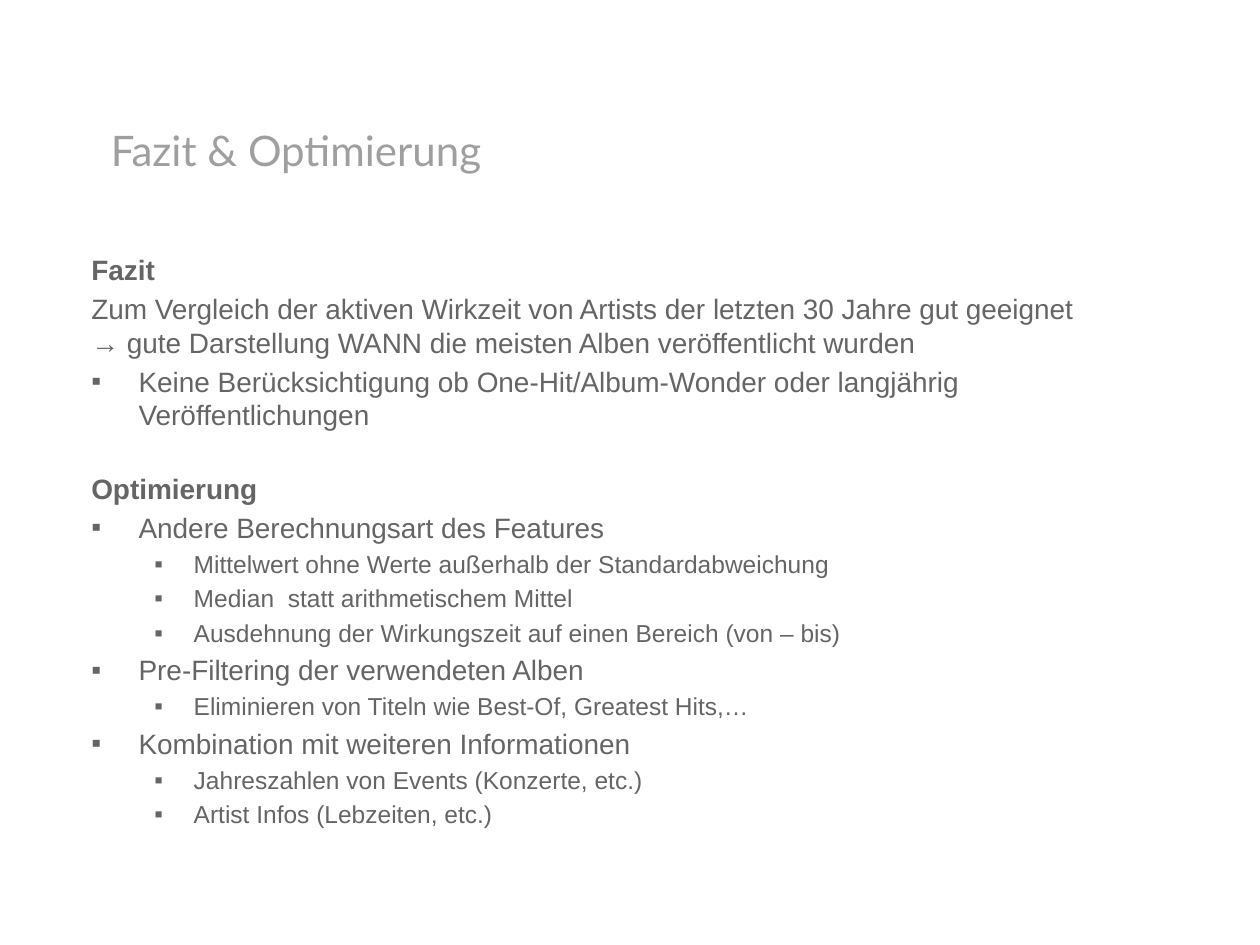
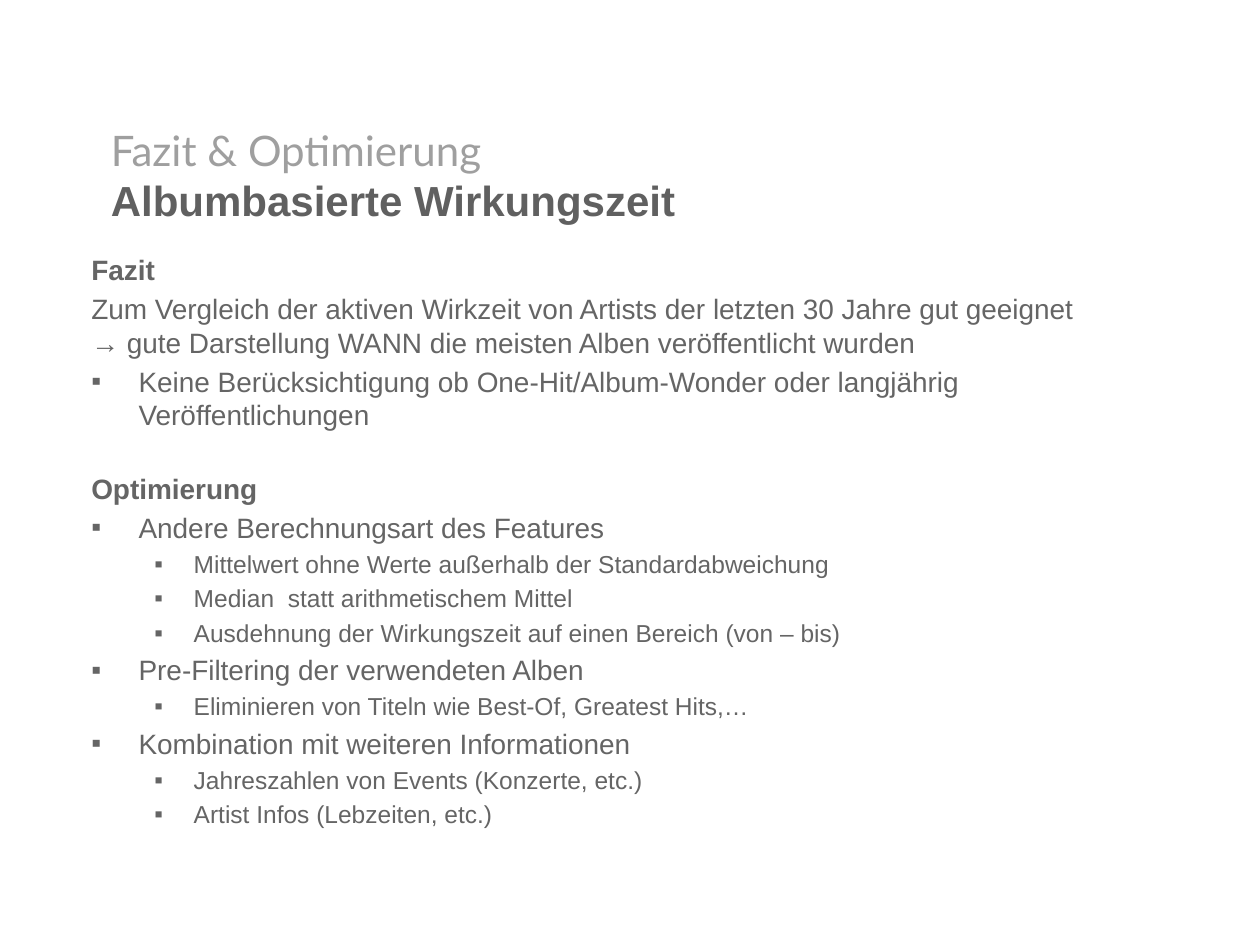
Before and after one commit to ohuguy/mirlastfm, a slide deck: slide 13 of presentation/presentation.pptx. Drawn at 1260x945 pixels with LibreOffice and Linux fonts; fonts in the diff are those of the drawing; background and template pictures are left out. Boxes give left, top, right and bottom in pixels: in the first picture for what was removed or moved away, otherwise in the second. Text is boxed around its words. In the diff, an @@ line names an element or a change of style, - is before the commit and + after.

```diff
--- a/presentation/presentation.pptx
+++ b/presentation/presentation.pptx
@@ text at (111,135,675,225): text changed; font Lato to Arial; text colour #9F9F9F to #606060; bold on @@
-Fazit & Optimierung
+Fazit & Optimierung
+Albumbasierte Wirkungszeit
```
Also in this commit, not shown: 8 other slides changed.
